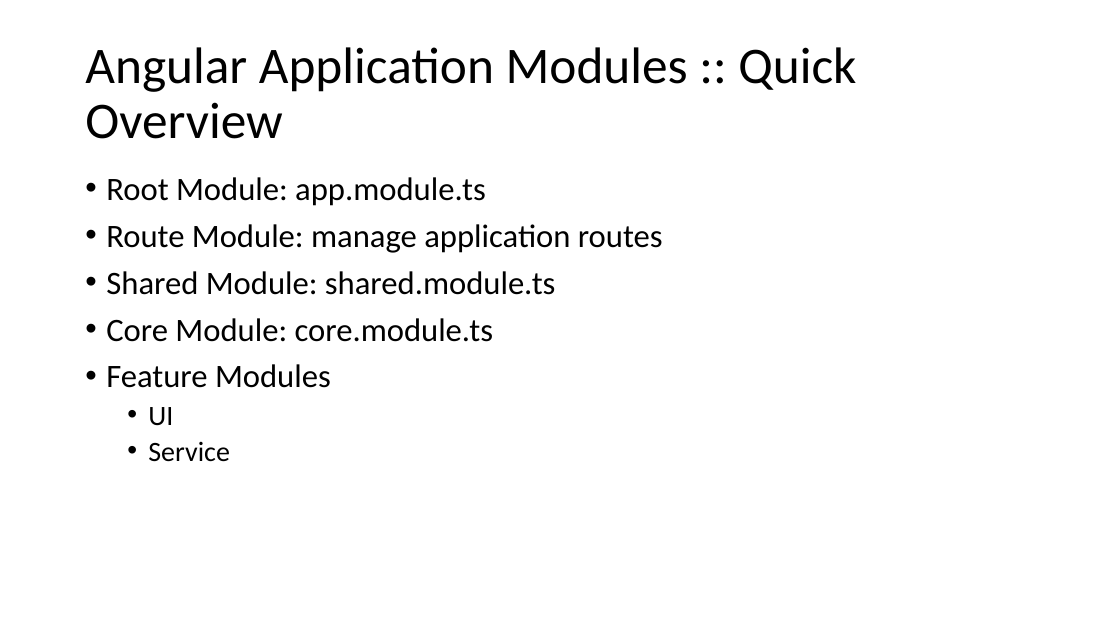
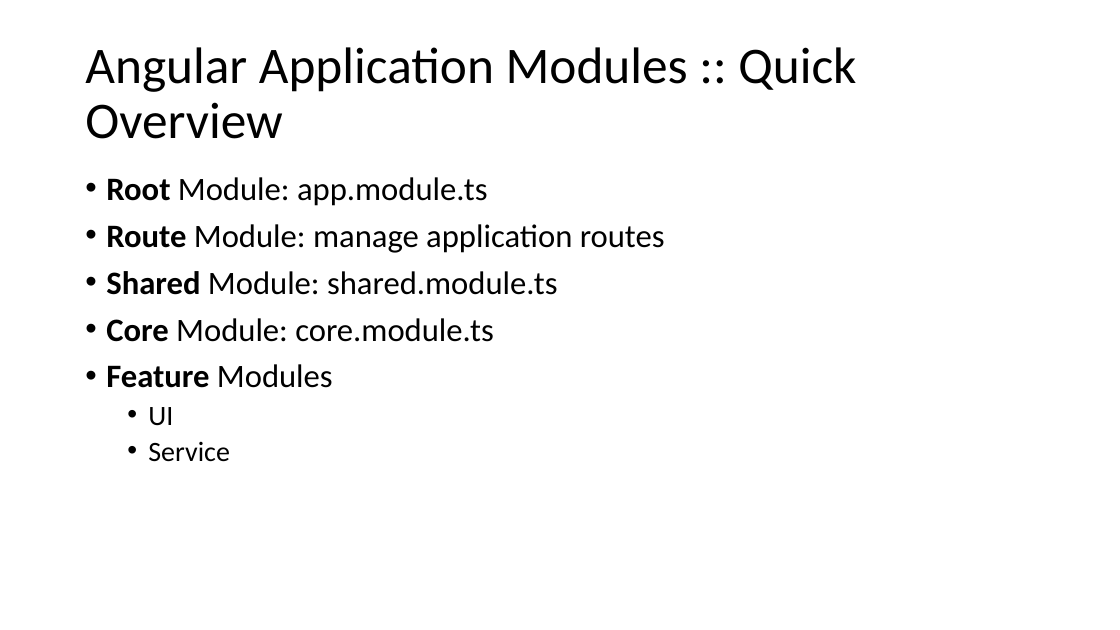
Before and after one commit to buildmotion/custom-angular-modules, a slide deck: slide 18 of presentation/custom-angular-modules.pptx. Drawn at 1120x630 pixels with LibreOffice and Linux fonts; fonts in the diff are those of the drawing. Boxes give left, top, right and bottom in pixels: in the first picture for what was removed or moved away, otherwise in the second. Text is boxed around its words. In the diff, an @@ line names an element or a change of style, - is before the commit and + after.

```diff
--- a/presentation/custom-angular-modules.pptx
+++ b/presentation/custom-angular-modules.pptx
@@ text at (x1=106, y1=177, x2=665, y2=388): bold on in "Root", "Route", "Shared", "Core" and 1 more places @@
```
Also in this commit, not shown: 4 other slides changed.
